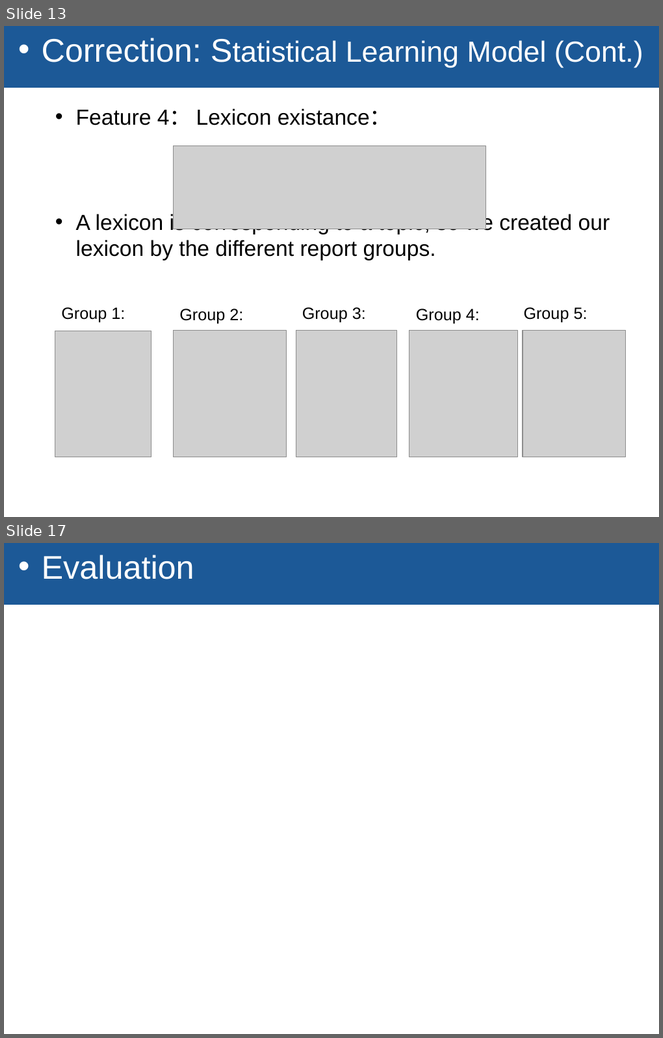
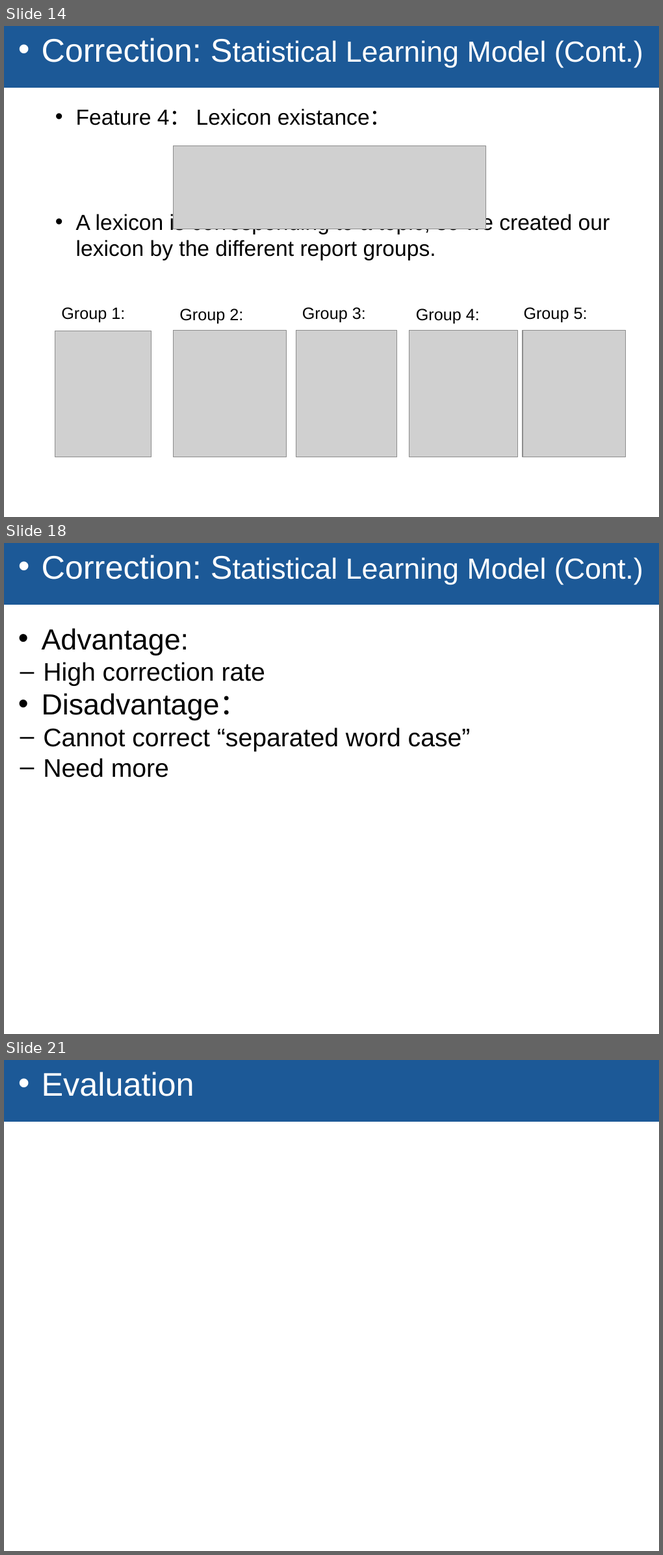
Before and after one commit to TZstatsADS/Fall2018-Project4-sec1-grp5, a slide deck: GR5243 pro4.pptx. Shown one above the other, each under a label of ours: slides 13 and 17 before the commit, slides 14, 18 and 21 after it; the slides between them are not shown. The pictures are 663x1038 and 663x1555 pixels, drawn with LibreOffice and Linux fonts; fonts in the diff are those of the drawing; grey boxes stand for pictures; background and template pictures are left out. Boxes give left, top, right and bottom in pixels: in the first picture for what was removed or moved away, otherwise in the second. Text is boxed around its words. In the diff, an @@ line names an element or a change of style, - is before the commit and + after.

```diff
--- a/GR5243 pro4.pptx
+++ b/GR5243 pro4.pptx
@@ slide 18 added at bbox=[4, 543, 659, 1034], background #FFFFFF; not listed: 1 template element that a slide beside it also shows @@
@@ text added at bbox=[42, 555, 644, 778], 28 pt, text #000000 @@
+• Correction: Statistical Learning Model (Cont.)
+• Advantage:
+  – High correction rate
+• Disadvantage：
+  – Cannot correct “separated word case”
+  – Need more
@@ what was slide 13 is now slide 14 @@
@@ what was slide 17 is now slide 21 @@
```
Also in this commit, not shown: 3 slides changed, 4 other slides added, 4 other files.
